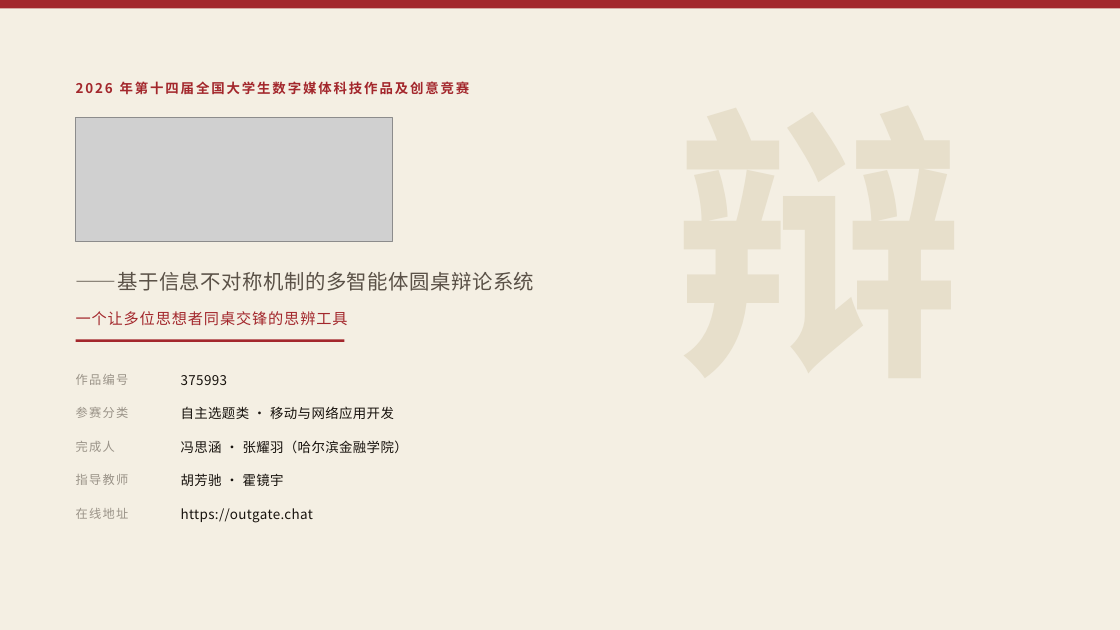
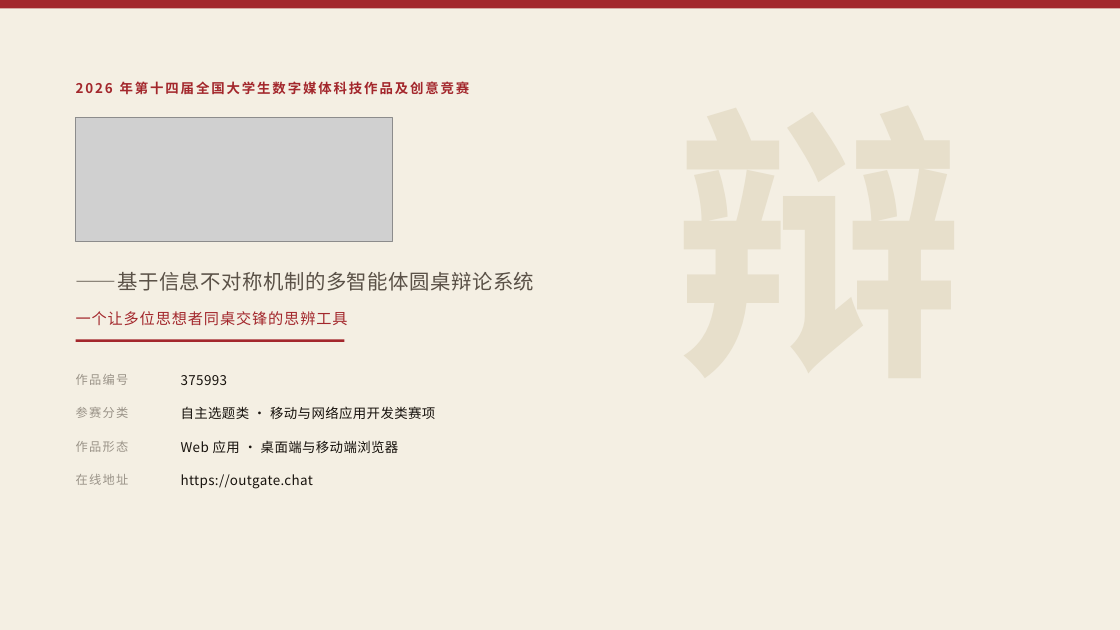
Before and after one commit to fsh114514/menwaitan, a slide deck: slide 1 of competition/答辩PPT.pptx. Drawn at 1120x630 pixels with LibreOffice and Linux fonts; fonts in the diff are those of the drawing; grey boxes stand for pictures. Boxes give left, top, right and bottom in pixels: in the first picture for what was removed or moved away, otherwise in the second. Text is boxed around its words. In the diff, an @@ line names an element or a change of style, - is before the commit and + after.

Commit message:
按官方《提交规范》整改：PPT 匿名化 + 补稳定与隐私页
读了官网 2026-10-15《参赛作品材料提交规范》与同日的通知，查出两处必须改：

① PPT 必须匿名（规范原文：不得在封面、页眉页脚或正文中展示
   参赛学校、团队成员、指导教师等身份信息）
   封面：删除「完成人 冯思涵·张耀羽（哈尔滨金融学院）」「指导教师 胡芳驰·霍镜宇」，
        改为 作品编号 / 参赛分类 / 作品形态 / 在线地址
   收尾页：同样去掉姓名与校名
   核验：PPT 全文已无五人名与校名。文档保留姓名是对的——
   规范第五节要求作品介绍文档写成员分工（姓名/学校/指导教师），原创性声明也需署名。

② 补「系统稳定性」与「数据安全意识」两项评审重点
   赛道评审重点是：需求分析 / 功能完成度 / 技术路线 / 交互体验 /
   系统稳定性 / 数据安全意识 / 应用推广价值。原来缺后两项中的稳定与安全。
   新增「三、系统实现 · 稳定与隐私」：
     稳定性：systemd 托管异常重启 / nginx 反代 HTTPS / SSE 断流可重发
     数据安全：无账号体系不收集身份 / 自带 Key 只存浏览器、服务端不落库不写日志 /
              悄悄话在日志里替换为 [whisper — content not logged]
   事实均核对过代码与 docs/测试说明.md 的 T6/T7 记录。

③ AI 工具使用情况说明改按 PDF 交付（通知原文：文字类材料建议采用 PDF）
   桌面槽位 9 同时放 PDF 与 docx：PDF 用于压缩包与能收 PDF 的栏目，
   docx 备用（提交指引里第(9)项的附加位只收 .doc/.docx）。

共 17 页。三种检验：几何体检通过；过时表述 0、匿名化通过；
WPS 交叉渲染页序正确。

```diff
--- a/competition/答辩PPT.pptx
+++ b/competition/答辩PPT.pptx
@@ text at [181, 406, 435, 419]: text changed @@
-自主选题类 · 移动与网络应用开发
+自主选题类 · 移动与网络应用开发类赛项
@@ text at [76, 441, 129, 452]: text changed @@
-完成人
+作品形态
@@ text at [181, 440, 399, 453]: text changed @@
-冯思涵 · 张耀羽（哈尔滨金融学院）
+Web 应用 · 桌面端与移动端浏览器
@@ text "在线地址": place and size @@
-text "在线地址" at [76, 508, 129, 519]
+text "在线地址" at [76, 474, 129, 485]
@@ text removed at [76, 474, 129, 485] @@
-指导教师
@@ text "https://outgate.chat": place and size @@
-text "https://outgate.chat" at [181, 508, 313, 523]
+text "https://outgate.chat" at [181, 474, 313, 489]
@@ text removed at [181, 473, 284, 486] @@
-胡芳驰 · 霍镜宇
```
Also in this commit, not shown: 4 other slides changed, 1 slide added, 2 other files.
